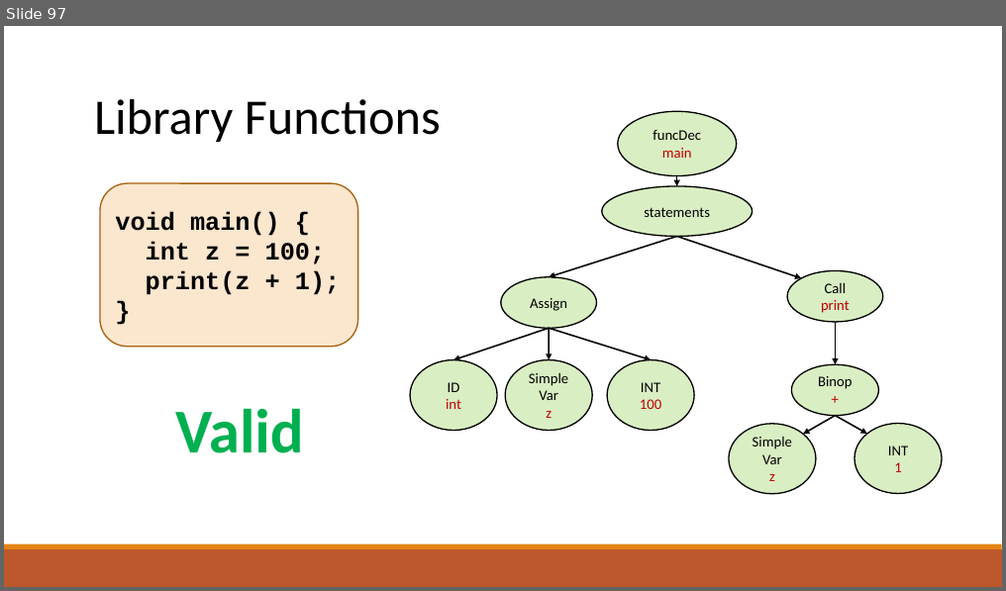
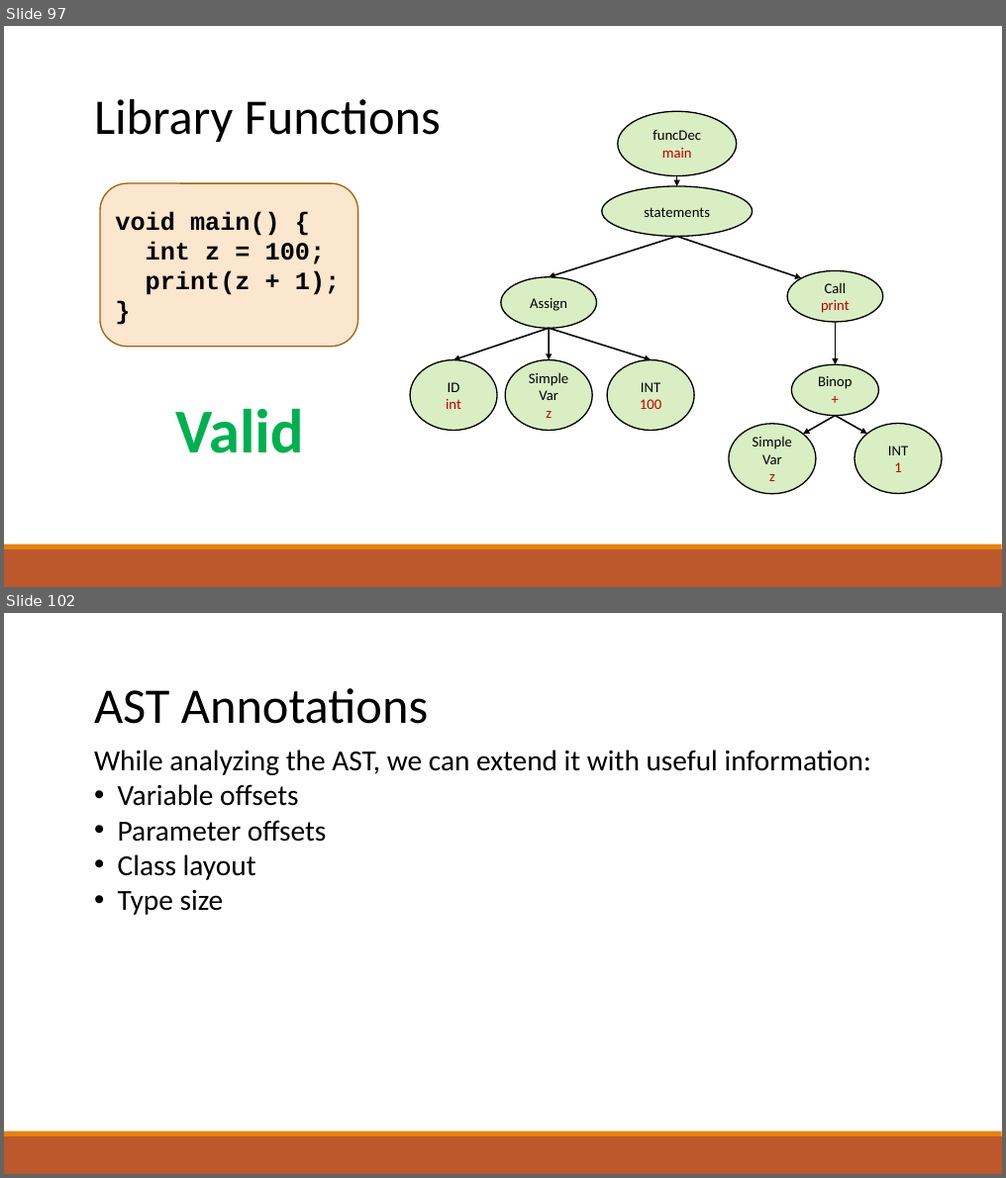
Before and after one commit to raghadzeidan/COMPILATION_TAU_FOR_STUDENTS, a slide deck: new_slides/semantic.pptx. Shown one above the other, each under a label of ours: slide 97 before the commit, slides 97 and 102 after it; the slides between them are not shown. The pictures are 1006x591 and 1006x1178 pixels, drawn with LibreOffice and Linux fonts; fonts in the diff are those of the drawing. Boxes give left, top, right and bottom in pixels: in the first picture for what was removed or moved away, otherwise in the second. Text is boxed around its words. In the diff, an @@ line names an element or a change of style, - is before the commit and + after.

```diff
--- a/new_slides/semantic.pptx
+++ b/new_slides/semantic.pptx
@@ slide 102 added at bbox=[4, 613, 1002, 1174], background #FFFFFF; not listed: 2 template elements that a slide beside it also shows @@
@@ text added at bbox=[94, 688, 428, 724], 48 pt, text #000000 @@
+AST Annotations
@@ text added at bbox=[94, 750, 871, 915], 28 pt, text #000000 @@
+While analyzing the AST, we can extend it with useful information:
+• Variable offsets
+• Parameter offsets
+• Class layout
+• Type size
```
Also in this commit, not shown: 28 other slides added, 1 other file.
